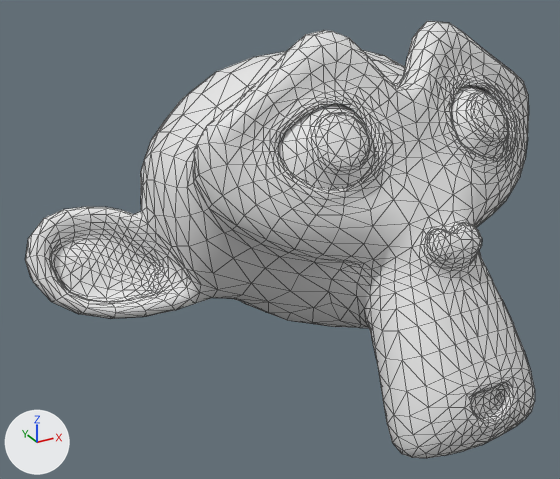
The COLLADA model Data/Meshes/Monkey/monkey.dae, before and after one commit.
Both versions are drawn from a 50 mm camera at (-1.85, -2.77, 2.05) aimed at (-0.32, 0.01, 0.67). The axes (+X, +Y, +Z) are drawn at lower left. The lights are the same throughout. Mesh edges are drawn as thin lines. Where no turn or scale is listed for an object, it has been applied to the vertices.

Before the edit, the objects in view are built like this:
```python
mat_material = principled_material('Material')
mat_material.base_color = (0.8, 0.8, 0.8)  # white #e7e7e7
me_suzanne = bpy.data.meshes.new('Suzanne')
me_suzanne.from_pydata(...)  # 2012 vertices, 3936 faces; spans x -1.33..1.33, y -1.07..0.92, z -0.51..1.0
me_suzanne.materials.append(mat_material)  # white #e7e7e7
ob_suzanne = bpy.data.objects.new('Suzanne', me_suzanne)
ob_suzanne.location = (0.0, 0.0, 0.6)
```
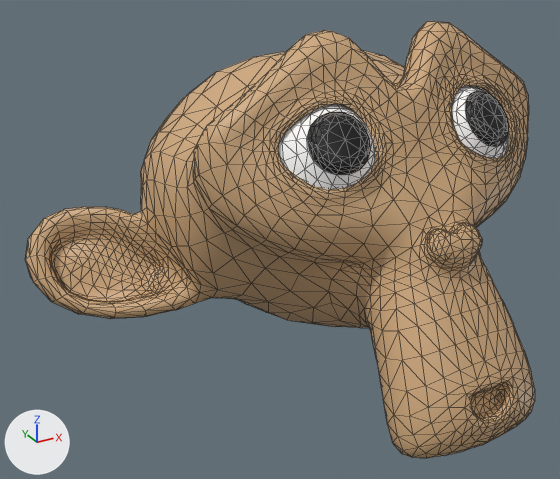
Where the change shows, as pixel boxes [x1, y1, x2, y2] in the pictures (560 x 479 px):
'Suzanne', surface changed (grey to brown)
    both: [25, 21, 535, 458]

Diff of the bpy script that builds the scene:
```diff
--- a/Data/Meshes/Monkey/monkey.dae.py
+++ b/Data/Meshes/Monkey/monkey.dae.py
@@ img_diffuse_png @@
+img_diffuse_png = load_image('diffuse.png', '../../Textures/Monkey/diffuse.png', 1024, 1024, 'sRGB')
@@ mat_material @@
 mat_material = principled_material('Material')
-mat_material.base_color = (0.8, 0.8, 0.8)  # white #e7e7e7
+mat_material.texture = img_diffuse_png
```
